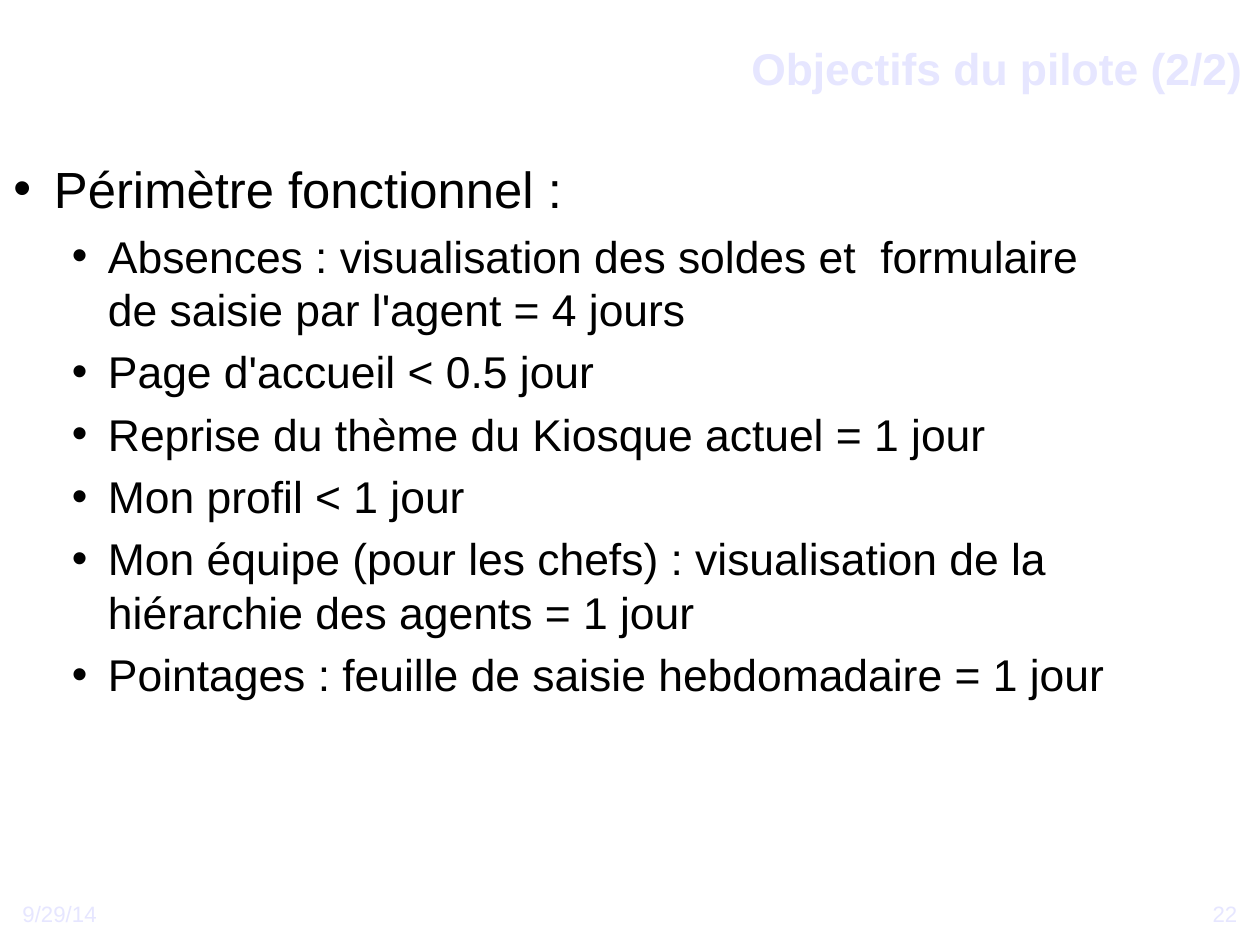
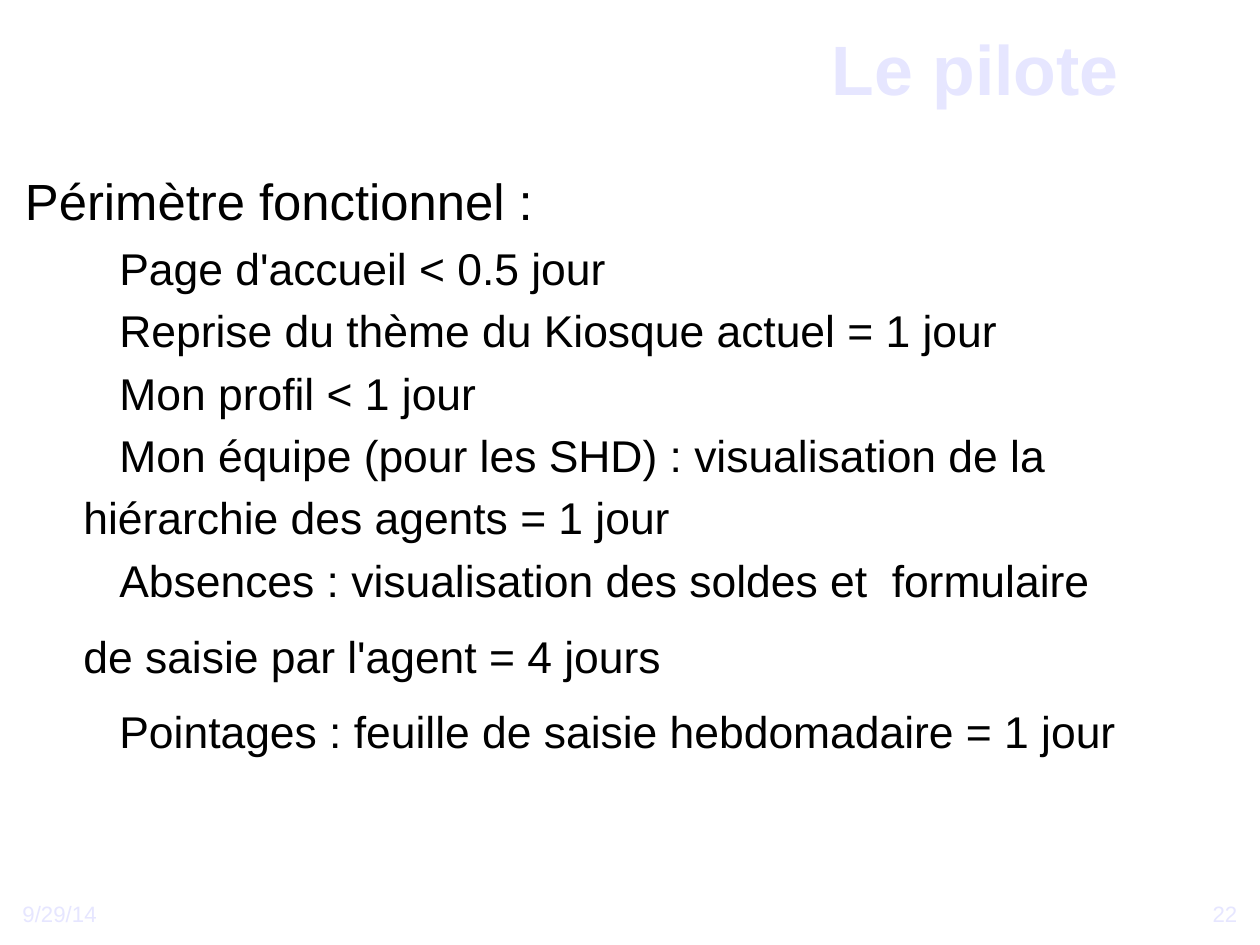
Before and after one commit to DSI-Ville-Noumea/sirh-kiosque-j2ee-old, a slide deck: slide 22 of src/site/resources/Vers_un_Kiosque_RH_J2EE.odp. Drawn at 1260x945 pixels with LibreOffice and Linux fonts; fonts in the diff are those of the drawing; background and template pictures are left out. Boxes give left, top, right and bottom in pixels: in the first picture for what was removed or moved away, otherwise in the second. Text is boxed around its words. In the diff, an @@ line names an element or a change of style, - is before the commit and + after.

```diff
--- a/src/site/resources/Vers_un_Kiosque_RH_J2EE.odp
+++ b/src/site/resources/Vers_un_Kiosque_RH_J2EE.odp
@@ title at <box>7,25,1132,109</box>: text changed; size 28 to 44 pt @@
-Objectifs du pilote (2/2)
+Le pilote
@@ text "Périmètre fonctionnel :": place and size @@
-text "Périmètre fonctionnel :" at <box>54,170,1104,700</box>
+text "Périmètre fonctionnel :" at <box>25,182,1115,758</box>
@@ text at <box>25,182,1115,758</box>: bullet • to none; bullet • to ●; list level 2 to 1 in "Pointages : feuille de saisie ..." @@
@@ text at <box>108,240,1077,335</box>: paragraph removed @@
-  • Absences : visualisation des soldes et formulaire de saisie par l'agent = 4 jours
@@ text at <box>83,439,1089,682</box>: text changed @@
-  • Mon équipe (pour les chefs) : visualisation de la hiérarchie des agents = 1 jour
+  ● Mon équipe (pour les SHD) : visualisation de la
+  hiérarchie des agents = 1 jour
+● Absences : visualisation des soldes et formulaire
+de saisie par l'agent = 4 jours
```
Also in this commit, not shown: 27 other slides changed, 1 slide removed.
